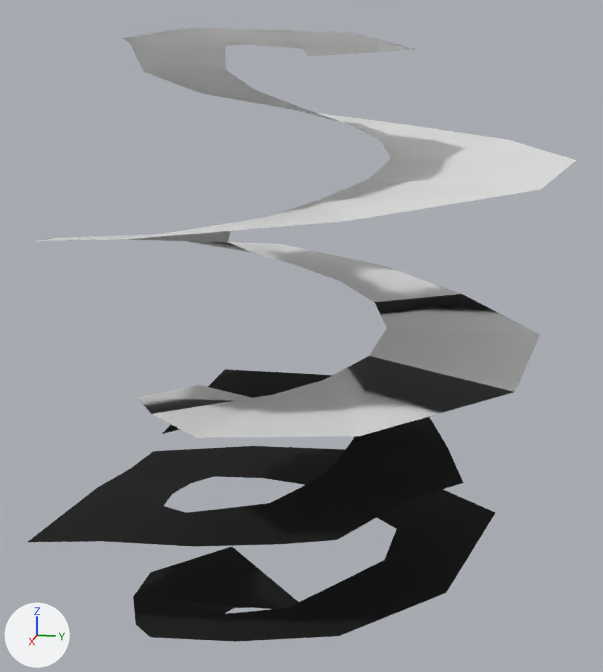
Before and after pictures for a commit that changed the glTF model client/scene/spiralNavMesh.gltf.
One viewpoint serves both versions: a camera (50 mm lens) standing at (32.15, 6.89, 20.02) and looking at (1.19, 0.7, 12.28). Lighting does not change. The marker at lower left points along +X, +Y and +Z. Vertices at the same position are counted once.

The first picture shows 'SpiralSphereNavig'.
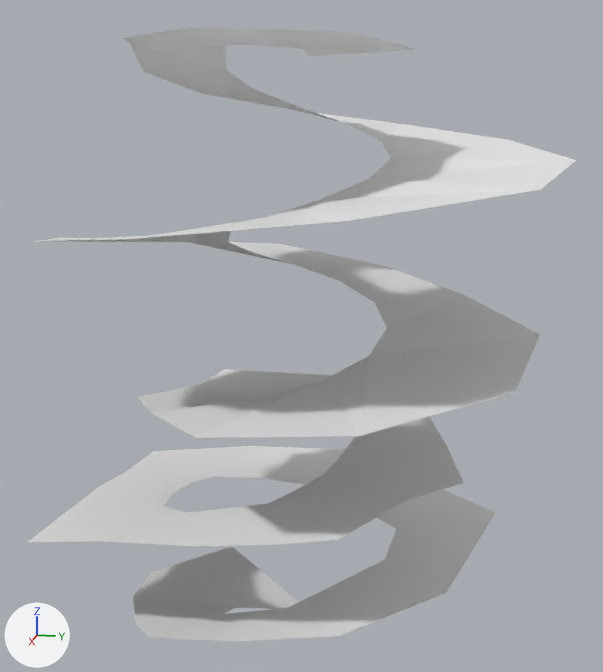
Commit message: 🌋👢 Checkpoint ./client/scene/spiralNavMesh.gltf:36613497/25892

Patch to the scene script:
```diff
--- a/client/scene/spiralNavMesh.gltf.py
+++ b/client/scene/spiralNavMesh.gltf.py
@@ me_cube_012 @@
 # used by ob_spiralspherenavig; location = (2.08, 1.09, 0.39)
-me_cube_012.from_pydata(...)  # 108 vertices, 106 faces; spans x -10.7..9.3, y -9.7..9.2, z -0.3..22.4
+me_cube_012.from_pydata(...)  # 106 vertices, 104 faces; spans x -10.7..9.3, y -9.7..9.2, z -0.3..22.4
+# me_cube_012 part 1
+# 3 vertices are removed from x -2.3..2.1, y -5.1..-1.4, z 8.6
+# 36 faces are deleted
+# 1 vertex is added at (-2.4, -1.1, 8.6)
+# 34 new faces join them
+# me_cube_012 part 2: 48 faces spanning x -10.7..5.8, y -9.2..7.5, z -0.3..8.7 switch from mat_spiralnavigmesh (black #000000) to mat_navigmeshsphere (white #e7e7e7)
```

Pixel boxes [x1, y1, x2, y2] of what changed, in the pictures (603 x 672 px; the box of a moved part takes in the faces that stretch with it):
part 1 of me_cube_012, moved or reshaped: before [38, 43, 576, 434]; after [38, 43, 576, 414]
part 2 of me_cube_012, recoloured (black to white): [28, 374, 495, 642] in both
